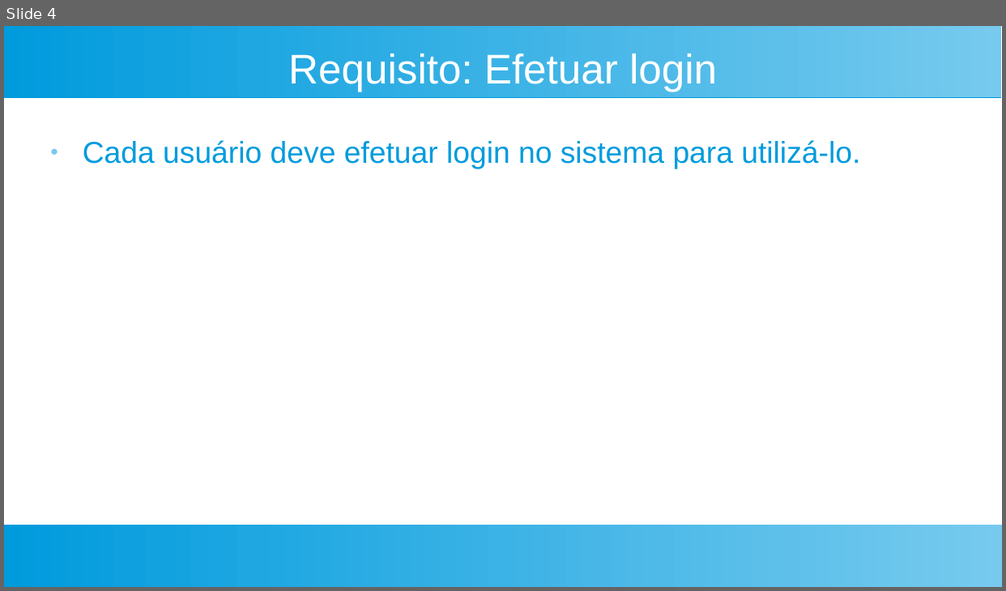
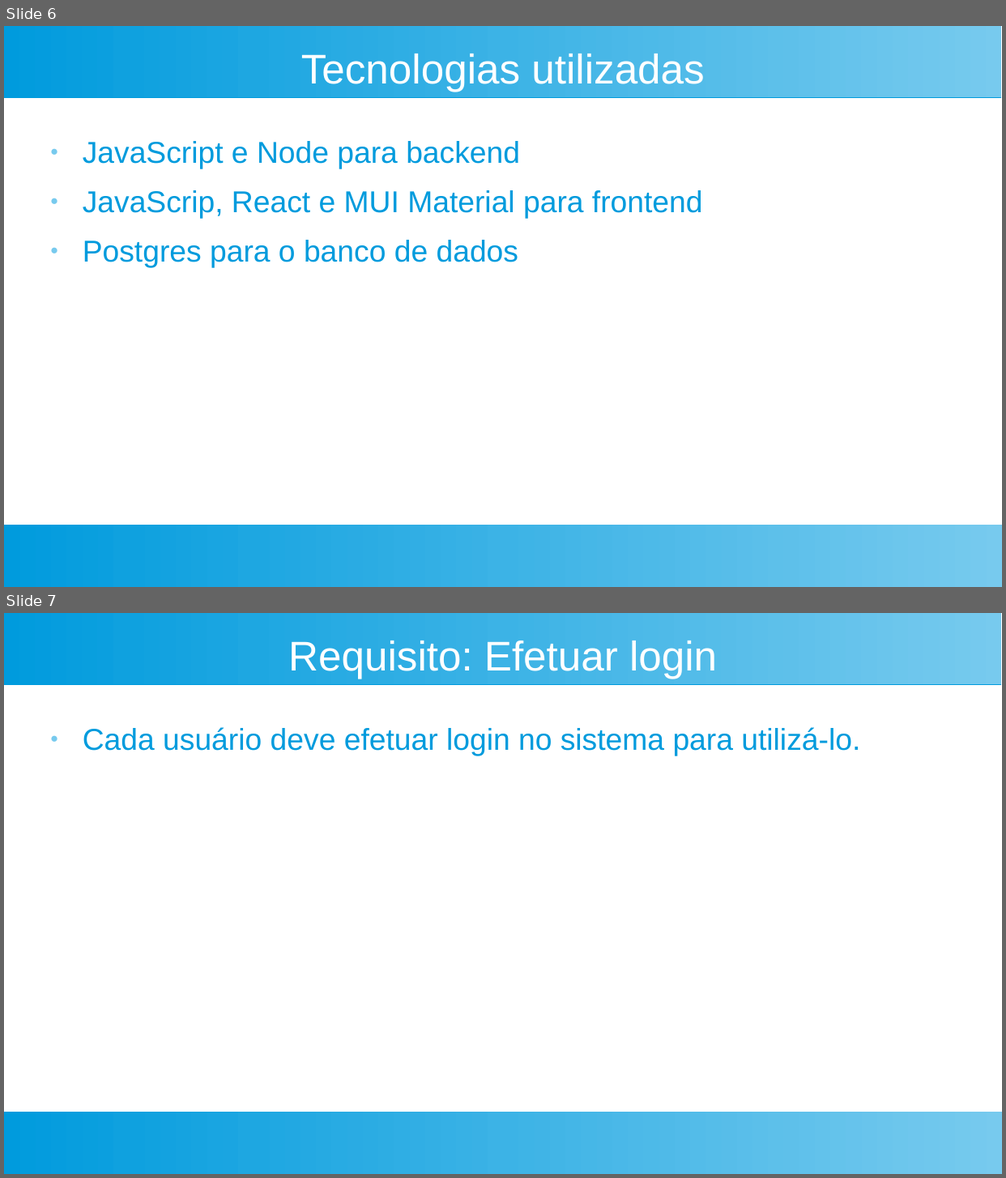
Before and after one commit to Andrei5223/UFFS, a slide deck: Semestre 4/Projeto integrador/Apresentação do trabalho/Apresentação_Integrador.odp. Shown one above the other, each under a label of ours: slide 4 before the commit, slides 6 and 7 after it. The pictures are 1006x591 and 1006x1178 pixels, drawn with LibreOffice and Linux fonts; fonts in the diff are those of the drawing. Boxes give left, top, right and bottom in pixels: in the first picture for what was removed or moved away, otherwise in the second. Text is boxed around its words. In the diff, an @@ line names an element or a change of style, - is before the commit and + after.

```diff
--- a/Semestre 4/Projeto integrador/Apresentação do trabalho/Apresentação_Integrador.odp
+++ b/Semestre 4/Projeto integrador/Apresentação do trabalho/Apresentação_Integrador.odp
@@ slide 6 added at <box>4,26,1002,587</box>, background #FFFFFF; not listed: 2 template elements that a slide beside it also shows @@
@@ title added at <box>301,54,704,92</box>, 33 pt, text #FFFFFF @@
+Tecnologias utilizadas
@@ text added at <box>83,141,703,268</box>, 24 pt, text #009BDD @@
+● JavaScript e Node para backend
+● JavaScrip, React e MUI Material para frontend
+● Postgres para o banco de dados
@@ what was slide 4 is now slide 7 @@
```
Also in this commit, not shown: 2 other slides added, 1 other file.
